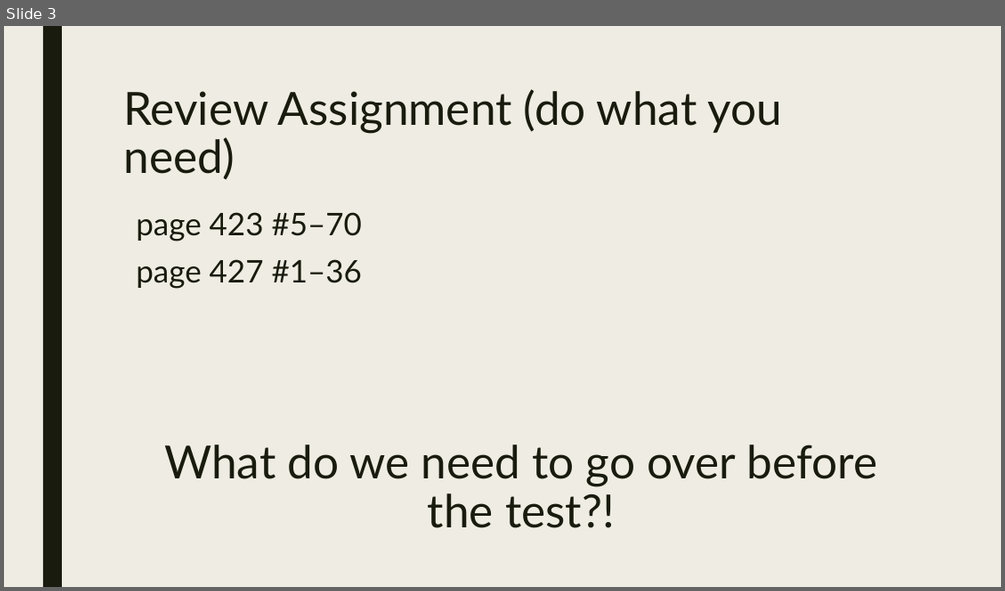
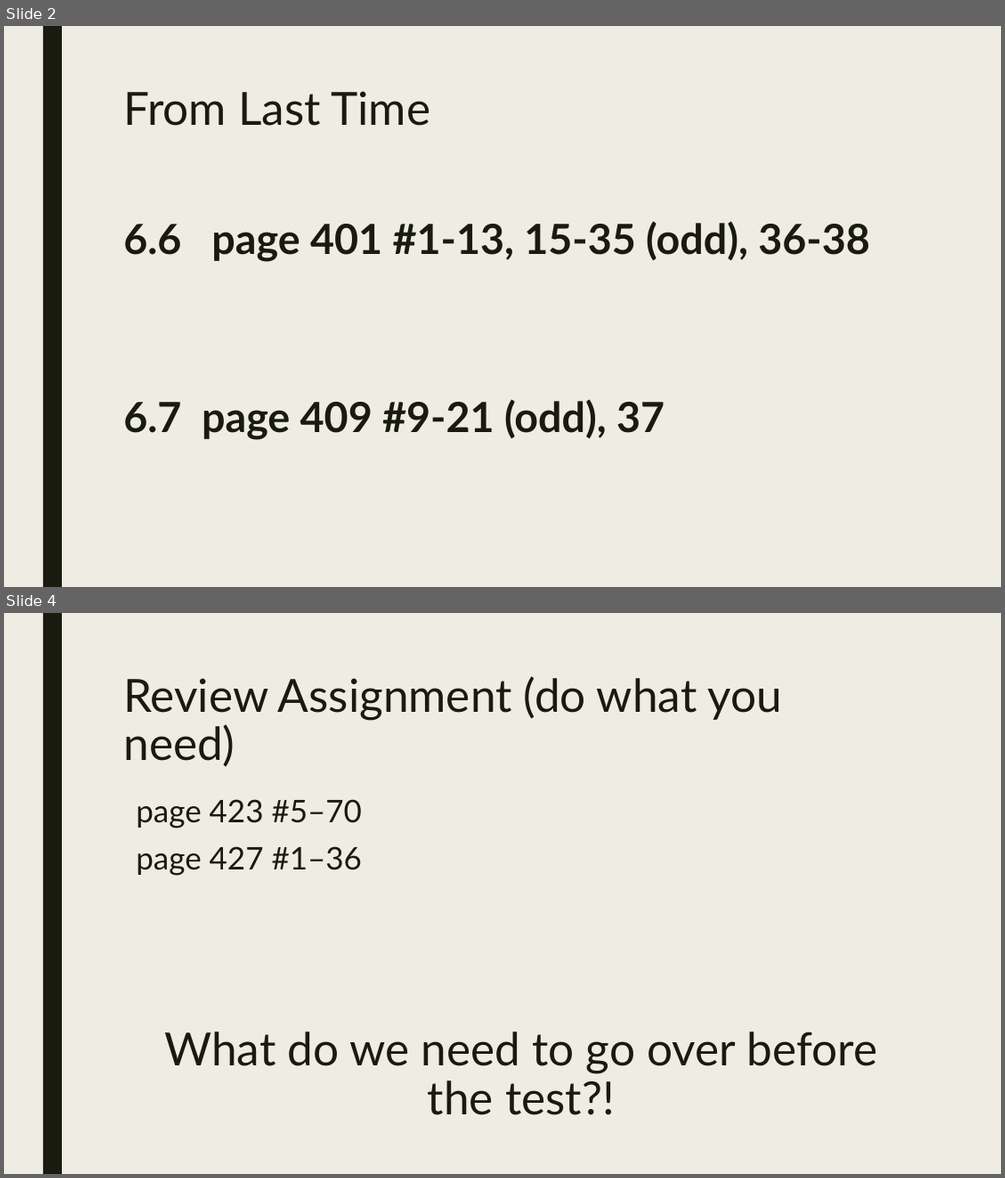
Before and after one commit to codecuddy/pre_calc, a slide deck: _PowerPoints/2nd Semester/Unit 10 Rational Exponents (from Algebra 4)/PreCalc_Day_069 Quiz and Review.pptx. Shown one above the other, each under a label of ours: slide 3 before the commit, slides 2 and 4 after it; the slides between them are not shown. The pictures are 1005x591 and 1005x1178 pixels, drawn with LibreOffice and Linux fonts; fonts in the diff are those of the drawing. Boxes give left, top, right and bottom in pixels: in the first picture for what was removed or moved away, otherwise in the second. Text is boxed around its words. In the diff, an @@ line names an element or a change of style, - is before the commit and + after.

```diff
--- a/_PowerPoints/2nd Semester/Unit 10 Rational Exponents (from Algebra 4)/PreCalc_Day_069 Quiz and Review.pptx
+++ b/_PowerPoints/2nd Semester/Unit 10 Rational Exponents (from Algebra 4)/PreCalc_Day_069 Quiz and Review.pptx
@@ slide 2 added at [4, 26, 1001, 587], background #EFEDE3; not listed: 1 template element that a slide beside it also shows @@
@@ title added at [123, 91, 430, 126], 44 pt, text #191B0E @@
+From Last Time
@@ text added at [123, 221, 870, 440], 40 pt, text #191B0E, bold @@
+6.6 page 401 #1-13, 15-35 (odd), 36-38
+6.7 page 409 #9-21 (odd), 37
@@ what was slide 3 is now slide 4 @@
```
Also in this commit, not shown: 2 slides changed, 8 other files.
